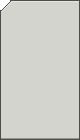
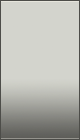
Revision of a layered 80 × 140 image; what changed, layer by layer:
painted on "Layer 1" over [0, 0, 11, 12]
painted on "Layer 2" over [0, 0, 79, 138]
